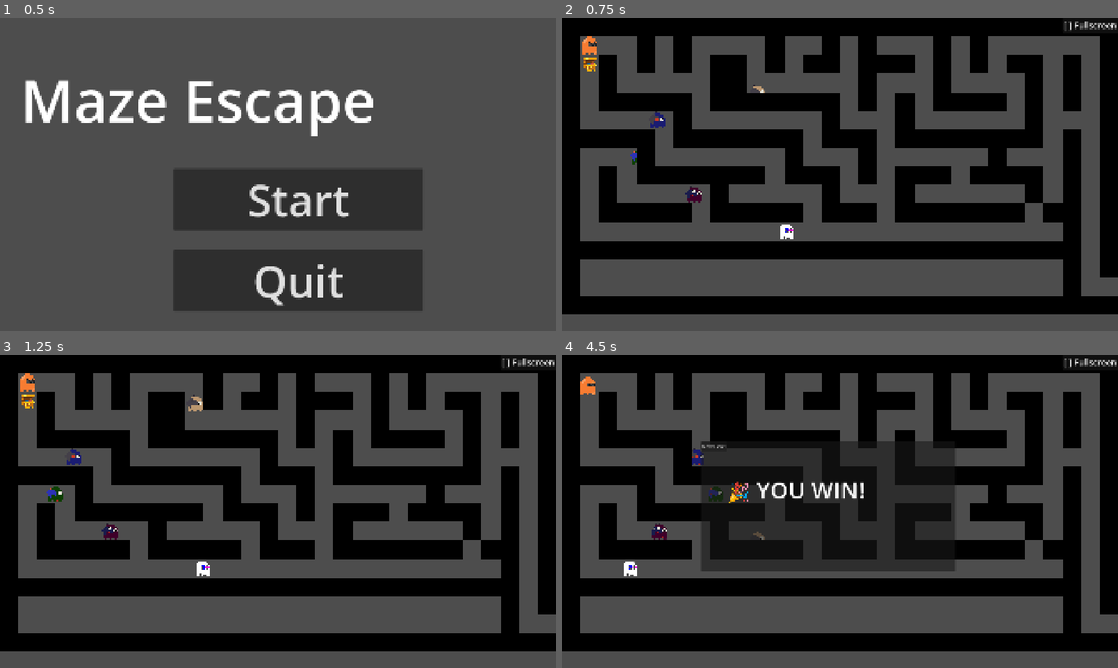
Above: before the commit, frames 1-4 (two rows, left to right).
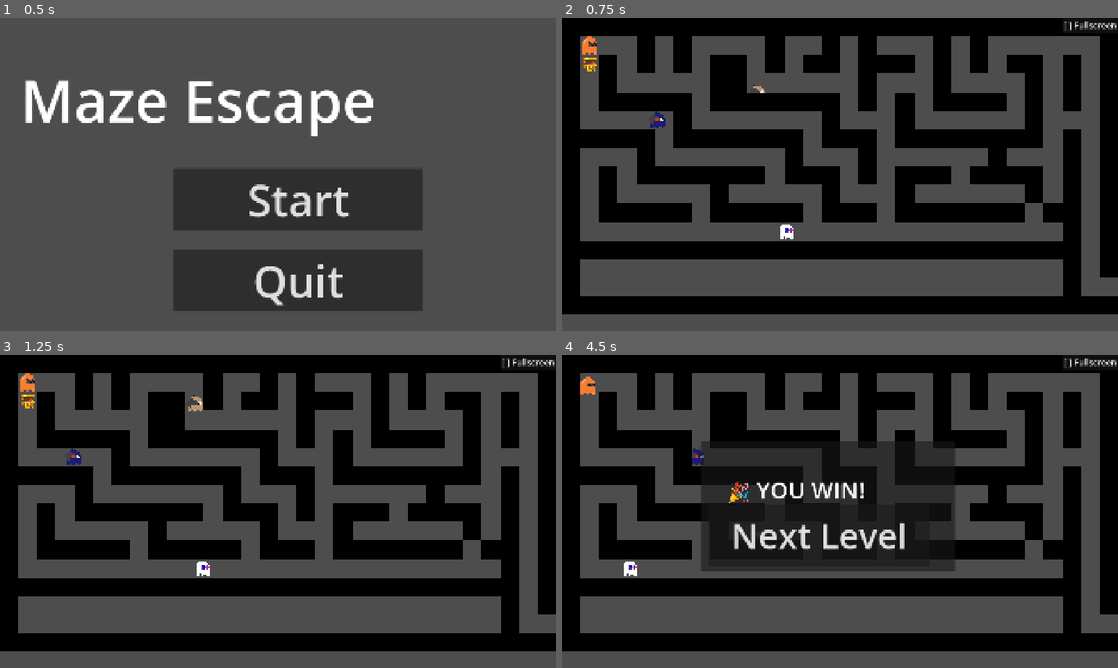
Above: after the commit, the same moments.

Repository: goriant-studio/goriant-games-oss
Game: Godot game, scene res://scenes/main_game.tscn
Two runs of this game, one before a commit and one after it. Both use one fixed random seed, a clock stepped at 60 frames per second and the inputs below.
Inputs:
- Up to frame 1 (0.5 s): no input
- Up to frame 2 (0.75 s): click "Start" at 0.5 s
- Up to frame 3 (1.25 s): no input
- Up to frame 4 (4.5 s): hold W (move_up) 1.28-2.78 s; hold A (move_left) 2.78-4.28 s; hold S (move_down) from 4.28 s (still down)

Frame 1 is identical in both runs. In frame 2, 0.1% of the frame differs, in the area x 12-26%, y 42-60%; in frame 3, 0.2%; in frame 4, 1.3%, in the area x 16-62%, y 28-63%.

Commit message:
implement change level mechanism

Diff:
--- a/godot4/maze-escape/scenes/game_ui.tscn
+++ b/godot4/maze-escape/scenes/game_ui.tscn
@@ -35,6 +35,9 @@
 
 [node name="NextButton" type="Button" parent="Panel"]
 layout_mode = 0
-offset_right = 8.0
-offset_bottom = 8.0
+offset_left = 24.0
+offset_top = 216.0
+offset_right = 792.0
+offset_bottom = 429.0
+theme_override_font_sizes/font_size = 120
 text = "Next Level"
--- a/godot4/maze-escape/scripts/main.gd
+++ b/godot4/maze-escape/scripts/main.gd
@@ -5,12 +5,15 @@
 const ENEMY := preload("res://scripts/enemy_script.gd")
 
 @onready var entities: Node2D = $Entities
-@onready var maze: Node2D = $Maze
+@onready var maze = $Maze
 
-var player: Node2D
-var treasure: Area2D
+var player
+var treasure
 
 func _ready():
+	# ⭐️ CỰC KỲ QUAN TRỌNG
+	get_tree().paused = false
+	Globals.game_state = Globals.GameState.PLAYING
 
 	MusicManager.play(preload("res://assets/audio/scary.mp3"))
 
@@ -18,52 +21,32 @@
 	spawn_treasure()
 
 	# Spawn enemies
-	var enemy1 = ENEMY.new("res://assets/enemy1.png", Vector2i(5, 5), ENEMY.PatrolMode.HORIZONTAL, 150)
-	var enemy2 = ENEMY.new("res://assets/enemy2.png", Vector2i(10, 4), ENEMY.PatrolMode.VERTICAL, 180)
-	var enemy3 = ENEMY.new("res://assets/enemy3.png", Vector2i(12, 11), ENEMY.PatrolMode.HORIZONTAL, 150)
-	var enemy4 = ENEMY.new("res://assets/enemy4.png", Vector2i(4, 7), ENEMY.PatrolMode.HORIZONTAL, 150)
-	var enemy5 = ENEMY.new("res://assets/enemy5.png", Vector2i(7, 9), ENEMY.PatrolMode.HORIZONTAL, 150)
-
-	spawn_enemy(enemy1)
-	spawn_enemy(enemy2)
-	spawn_enemy(enemy3)
-	spawn_enemy(enemy4)
-	spawn_enemy(enemy5)
-
+	spawn_enemy(ENEMY.new("res://assets/enemy1.png", Vector2i(5, 5), ENEMY.PatrolMode.HORIZONTAL, 150))
+	spawn_enemy(ENEMY.new("res://assets/enemy2.png", Vector2i(10, 4), ENEMY.PatrolMode.VERTICAL, 180))
+	spawn_enemy(ENEMY.new("res://assets/enemy3.png", Vector2i(12, 11), ENEMY.PatrolMode.HORIZONTAL, 150))
 
 func spawn_treasure():
 	treasure = TREASURE_SCENE.instantiate()
+	entities.add_child(treasure)
 
-	entities.add_child(treasure) # thêm vào Entities, không bị maze che
-
-	#var world_pos = maze.cell_to_world(Vector2i(29,14))
-	var world_pos = maze.cell_to_world(Vector2i(1,2))
+	var world_pos = maze.cell_to_world(Vector2i(1, 2))
 	treasure.global_position = world_pos
 	treasure.collected.connect(_on_level_win)
-
 
 func _on_level_win():
 	if Globals.game_state != Globals.GameState.PLAYING:
 		return
+
 	MusicManager.stop()
 	Globals.game_state = Globals.GameState.WIN
 
-
-
 func spawn_player_at(cell: Vector2i):
 	player = PLAYER_SCENE.instantiate()
+	entities.add_child(player)
 
-	entities.add_child(player) # thêm vào Entities, không bị maze che
-
-	var world_pos = maze.cell_to_world(cell)
-	player.global_position = world_pos
-
-	# truyền maze reference cho player
+	player.global_position = maze.cell_to_world(cell)
 	player.maze = maze
 
-
-func spawn_enemy(enemy: ENEMY):
-	var world_pos = maze.cell_to_world(enemy.spawn_at)
-	enemy.global_position = world_pos
-	entities.add_child(enemy)  # thêm vào Entities để render trên maze
-	return enemy
+func spawn_enemy(enemy):
+	enemy.global_position = maze.cell_to_world(enemy.spawn_at)
+	entities.add_child(enemy)
--- a/godot4/maze-escape/scripts/treasure.gd
+++ b/godot4/maze-escape/scripts/treasure.gd
@@ -10,5 +10,5 @@
 func _on_body_entered(body):
 	if body.is_in_group("player"):
 		sfx.play()
-		emit_signal("collected")
+		collected.emit()
 		queue_free()
